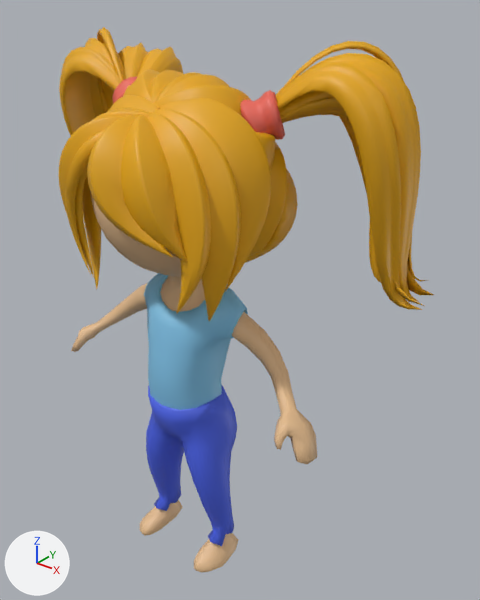
The FBX model Assets/0-LevelEquipment/BEACH/YeniKarakterler/Kiyafetli/Stickgirl.fbx, before and after one commit.
Rendered twice from a 50 mm camera at (1.118, -1.128, 1.604) aimed at (0.071, 0.18, 0.792). The lights are fixed; the arrows at lower left show +X, +Y and +Z. Where no turn or scale is listed for an object, it has been applied to the vertices.

The scene before the commit, as lines of its bpy script (objects in view):
```python
me_hair__001_nurbs___guia_de_caminho_008 = bpy.data.meshes.new('Hair_.001_Nurbs_-_Guia_de_caminho.008')
me_hair__001_nurbs___guia_de_caminho_008.from_pydata(...)  # 10277 vertices, 13430 faces; spans x -0.582..0.586, y -0.261..0.422, z -0.259..0.365
# faces by material slot: [11085, 210, 210, 1925]
me_hair__001_nurbs___guia_de_caminho_008.materials.append(mat_material_144)  # yellow #e7a907
me_hair__001_nurbs___guia_de_caminho_008.materials.append(mat_material_143)  # red #e76455
me_hair__001_nurbs___guia_de_caminho_008.materials.append(mat_material_142)  # red #e76455
me_hair__001_nurbs___guia_de_caminho_008.materials.append(mat_material_141)  # yellow #e7a907
me_stickman_heads_sphere_069 = bpy.data.meshes.new('Stickman_heads_sphere.069')
me_stickman_heads_sphere_069.from_pydata(...)  # 492 vertices, 512 faces; spans x -0.148..0.147, y -0.108..0.103, z -0.395..0.119
me_stickman_heads_sphere_069.materials.append(mat_material_115)  # blue #4c64e7
me_stickman_heads_sphere_070 = bpy.data.meshes.new('Stickman_heads_sphere.070')
me_stickman_heads_sphere_070.from_pydata(...)  # 358 vertices, 366 faces; spans x -0.17..0.168, y -0.135..0.095, z -0.5..-0.065
me_stickman_heads_sphere_070.materials.append(mat_material_116)  # blue #81c3e7
ob_doubleponyhair_001 = bpy.data.objects.new('DoublePonyHair.001', me_hair__001_nurbs___guia_de_caminho_008)
ob_doubleponyhair_001.location = (-0.001, 0.01, 1.117)
ob_stickman_heads_sphere_043 = bpy.data.objects.new('Stickman_heads_sphere.043', me_stickman_heads_sphere_070)
ob_stickman_heads_sphere_043.location = (0.001, 0.053, 0.97)
ob_stickman_heads_sphere_044 = bpy.data.objects.new('Stickman_heads_sphere.044', me_stickman_heads_sphere_069)
ob_stickman_heads_sphere_044.location = (0.001, 0.027, 0.442)
# also in view: 'Stickman_heads_sphere.029' at (-0.005, 0.036, 0.671)
```
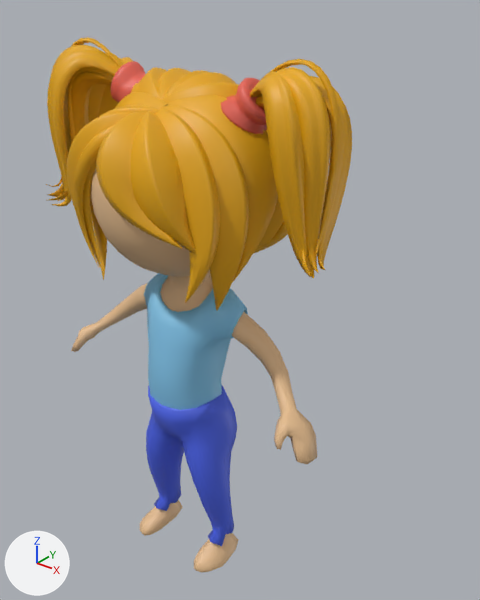
The newer file is also rescaled (x0.935), turned or shifted as a whole; pictures and numbers use the older file's frame.

Boxes [x1, y1, x2, y2] around the edits, measured in the pictures (480 x 600 px):
```json
{"object": "DoublePonyHair.001", "change": "deleted", "before": [59, 27, 434, 321], "faces in mat_material_144 (yellow #e7a907)": [59, 41, 434, 321], "faces in mat_material_141 (yellow #e7a907)": [59, 27, 183, 136], "faces in mat_material_143 (red #e76455)": [240, 90, 285, 140], "faces in mat_material_142 (red #e76455)": [113, 77, 138, 104]}
{"object": "Hair_.001_Nurbs_-_Guia_de_caminho.002", "change": "added", "after": [67, 67, 287, 311]}
{"object": "Hair__Nurbs_-_Guia_de_caminho.004", "change": "added", "after": [250, 59, 352, 278]}
{"object": "Hair__Nurbs_-_Guia_de_caminho.003", "change": "added", "after": [46, 37, 133, 206]}
{"object": "h_Cilindro.004", "change": "added", "after": [221, 78, 267, 134], "on screen": "red"}
{"object": "h_Cilindro.003", "change": "added", "after": [111, 61, 146, 102], "on screen": "red"}
```

Edits to the scene script, one JSON object a line:
```json
{"op": "add", "block": "me_h_cilindro_001", "code": ["me_h_cilindro_001 = bpy.data.meshes.new('h_Cilindro.001')", "me_h_cilindro_001.from_pydata(...)  # 234 vertices, 210 faces; spans x -0.0517..0.0705, y -0.0602..0.0648, z -0.0594..0.0629", "me_h_cilindro_001.materials.append(mat_material_142)  # red #e76455"]}
{"op": "add", "block": "me_hair__nurbs___guia_de_caminho_002", "code": ["me_hair__nurbs___guia_de_caminho_002 = bpy.data.meshes.new('Hair__Nurbs_-_Guia_de_caminho.002')", "me_hair__nurbs___guia_de_caminho_002.from_pydata(...)  # 1545 vertices, 1926 faces; spans x -0.177..0.11, y -0.102..0.142, z -0.238..0.197", "me_hair__nurbs___guia_de_caminho_002.materials.append(mat_material_144)  # yellow #e7a907"]}
{"op": "add", "block": "me_hair__001_nurbs___guia_de_caminho_002", "code": ["me_hair__001_nurbs___guia_de_caminho_002 = bpy.data.meshes.new('Hair_.001_Nurbs_-_Guia_de_caminho.002')", "me_hair__001_nurbs___guia_de_caminho_002.from_pydata(...)  # 6719 vertices, 9151 faces; spans x -0.252..0.29, y -0.326..0.218, z -0.305..0.225", "me_hair__001_nurbs___guia_de_caminho_002.materials.append(mat_material_144)  # yellow #e7a907"]}
{"op": "add", "block": "me_h_cilindro_002", "code": ["me_h_cilindro_002 = bpy.data.meshes.new('h_Cilindro.002')", "me_h_cilindro_002.from_pydata(...)  # 234 vertices, 210 faces; spans x -0.0745..0.0558, y -0.064..0.0592, z -0.0545..0.0608", "me_h_cilindro_002.materials.append(mat_material_143)  # red #e76455"]}
{"op": "add", "block": "me_hair__nurbs___guia_de_caminho_001", "code": ["me_hair__nurbs___guia_de_caminho_001 = bpy.data.meshes.new('Hair__Nurbs_-_Guia_de_caminho.001')", "me_hair__nurbs___guia_de_caminho_001.from_pydata(...)  # 1545 vertices, 1925 faces; spans x -0.313..0.225, y -0.498..0.411, z -0.208..0.363", "me_hair__nurbs___guia_de_caminho_001.materials.append(mat_material_144)  # yellow #e7a907"]}
{"op": "remove", "block": "ob_doubleponyhair_001", "code": ["ob_doubleponyhair_001 = bpy.data.objects.new('DoublePonyHair.001', me_hair__001_nurbs___guia_de_caminho_008)", "ob_doubleponyhair_001.location = (-0.001, 0.01, 1.117)"]}
{"op": "add", "block": "ob_h_cilindro_003", "code": ["ob_h_cilindro_003 = bpy.data.objects.new('h_Cilindro.003', me_h_cilindro_001)", "ob_h_cilindro_003.location = (-0.196, 0.078, 1.352)"]}
{"op": "add", "block": "ob_hair__nurbs___guia_de_caminho_004", "code": ["ob_hair__nurbs___guia_de_caminho_004 = bpy.data.objects.new('Hair__Nurbs_-_Guia_de_caminho.004', me_hair__nurbs___guia_de_caminho_002)", "ob_hair__nurbs___guia_de_caminho_004.location = (0.339, 0.058, 1.257)"]}
{"op": "add", "block": "ob_hair__001_nurbs___guia_de_caminho_002", "code": ["ob_hair__001_nurbs___guia_de_caminho_002 = bpy.data.objects.new('Hair_.001_Nurbs_-_Guia_de_caminho.002', me_hair__001_nurbs___guia_de_caminho_002)", "ob_hair__001_nurbs___guia_de_caminho_002.location = (-0.014, 0.104, 1.181)"]}
{"op": "add", "block": "ob_h_cilindro_004", "code": ["ob_h_cilindro_004 = bpy.data.objects.new('h_Cilindro.004', me_h_cilindro_002)", "ob_h_cilindro_004.location = (0.199, 0.067, 1.346)"]}
{"op": "add", "block": "ob_hair__nurbs___guia_de_caminho_003", "code": ["ob_hair__nurbs___guia_de_caminho_003 = bpy.data.objects.new('Hair__Nurbs_-_Guia_de_caminho.003', me_hair__nurbs___guia_de_caminho_001)", "ob_hair__nurbs___guia_de_caminho_003.location = (-0.338, 0.031, 1.266)", "ob_hair__nurbs___guia_de_caminho_003.rotation_euler = (-1.532, -0.00461, 1.687)  # degrees (-88, -0.3, 97)", "ob_hair__nurbs___guia_de_caminho_003.scale = (-0.463, -0.489, -0.489)"]}
```
